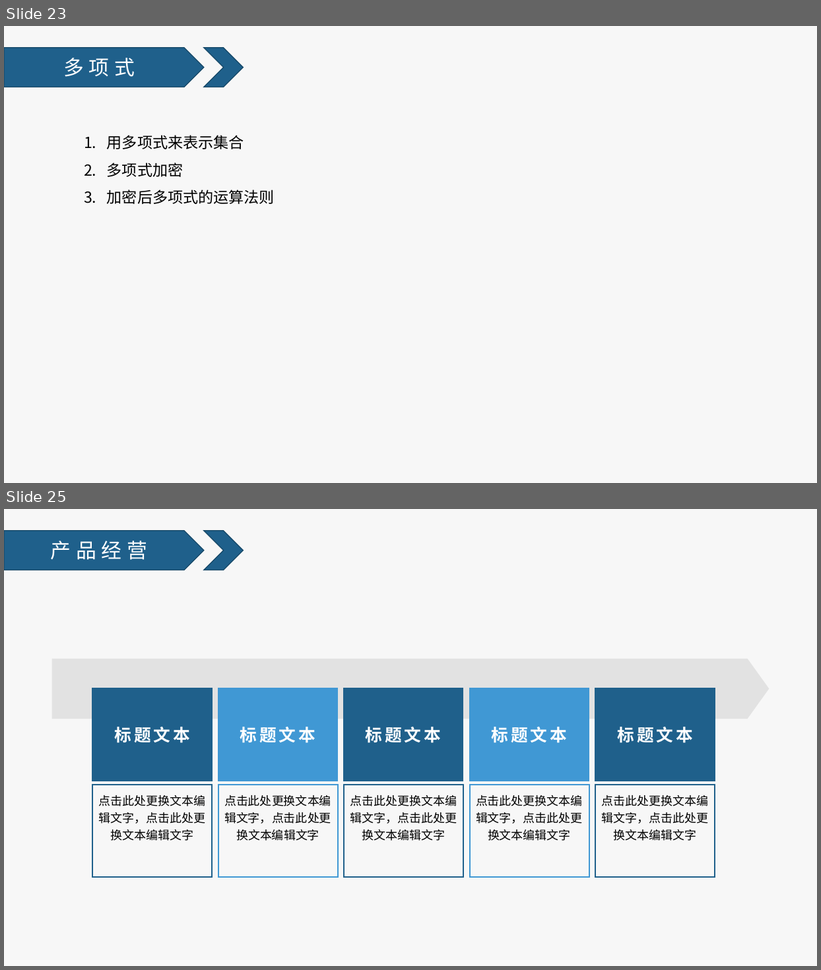
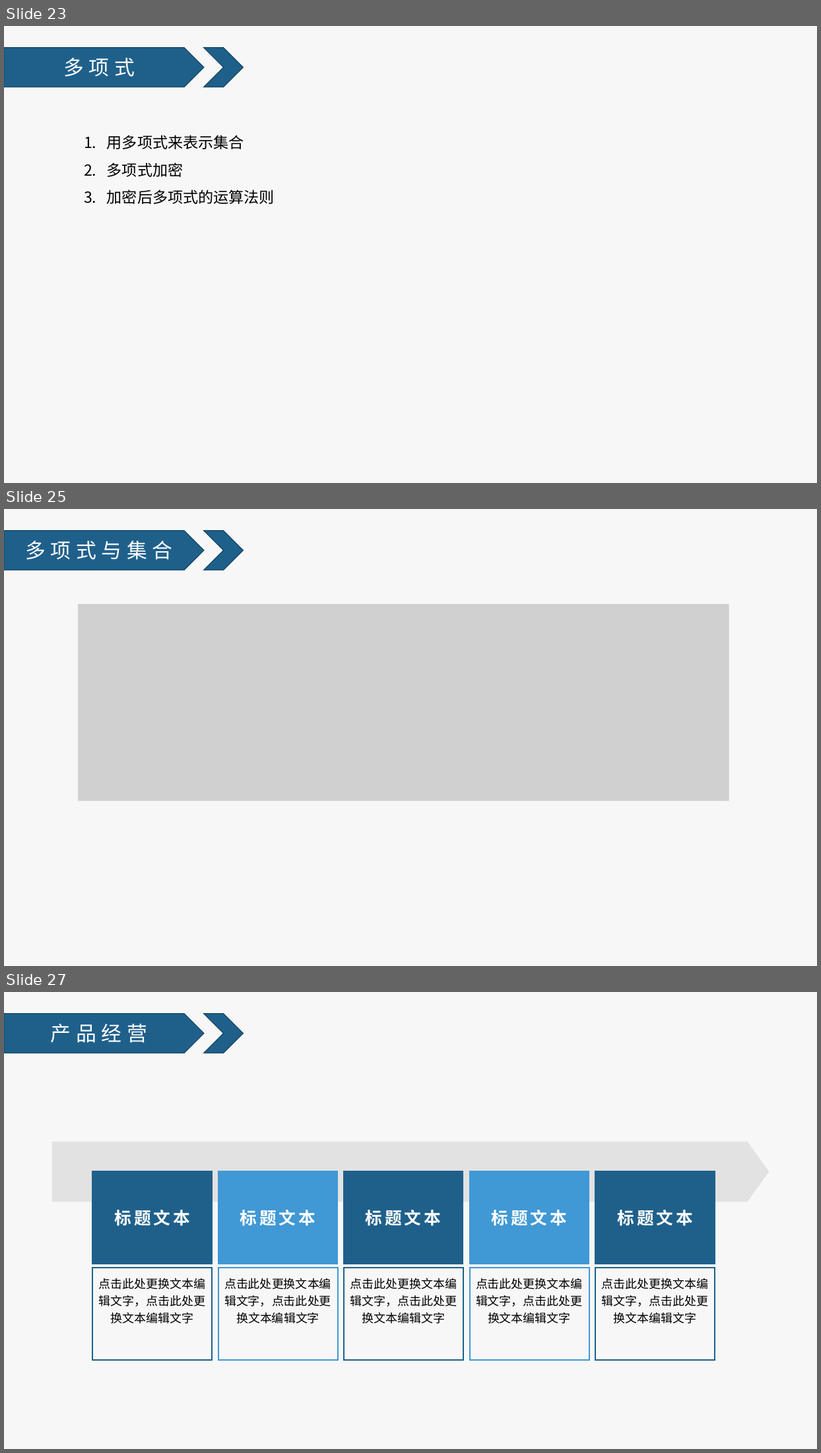
Before and after one commit to doublejun12/Slides, a slide deck: 集合求交.pptx. Shown one above the other, each under a label of ours: slides 23 and 25 before the commit, slides 23, 25 and 27 after it; the slides between them are not shown. The pictures are 821x970 and 821x1453 pixels, drawn with LibreOffice and Linux fonts; fonts in the diff are those of the drawing; grey boxes stand for pictures. Boxes give left, top, right and bottom in pixels: in the first picture for what was removed or moved away, otherwise in the second. Text is boxed around its words. In the diff, an @@ line names an element or a change of style, - is before the commit and + after.

```diff
--- a/集合求交.pptx
+++ b/集合求交.pptx
@@ slide 25 added at [4,509,817,966], background #F7F7F7 @@
@@ pentagon arrow added at [4,531,204,570], fill #1F608B, outline #174767 1 pt, 24 pt, text #FFFFFF @@
+多项式与集合
@@ chevron added at [204,531,243,570], fill #1F608B, outline #174767 1 pt @@
@@ picture added at [78,604,729,801] @@
@@ what was slide 25 is now slide 27 @@
```
Also in this commit, not shown: 2 slides changed, 1 other slide added.
